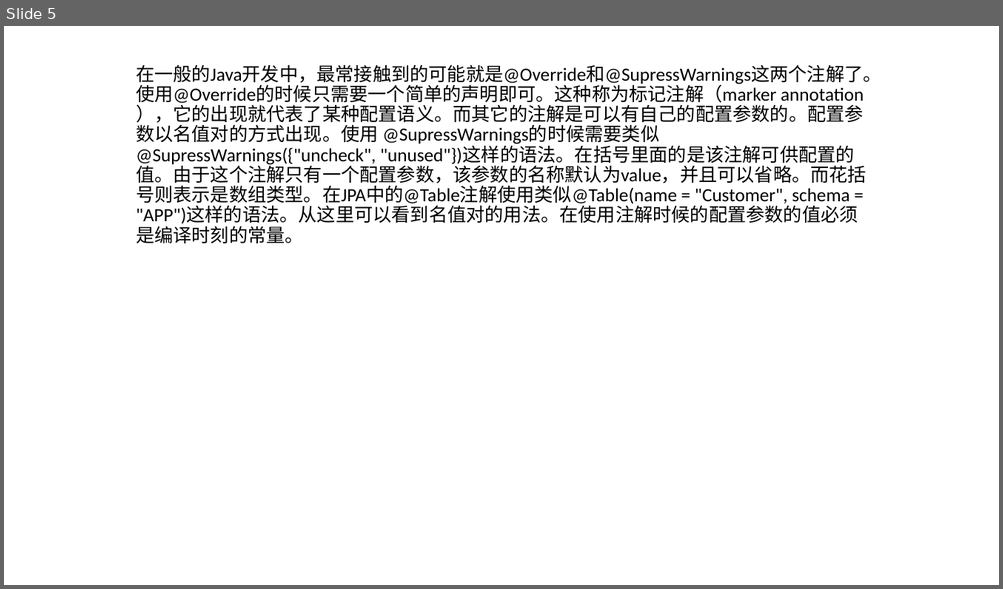
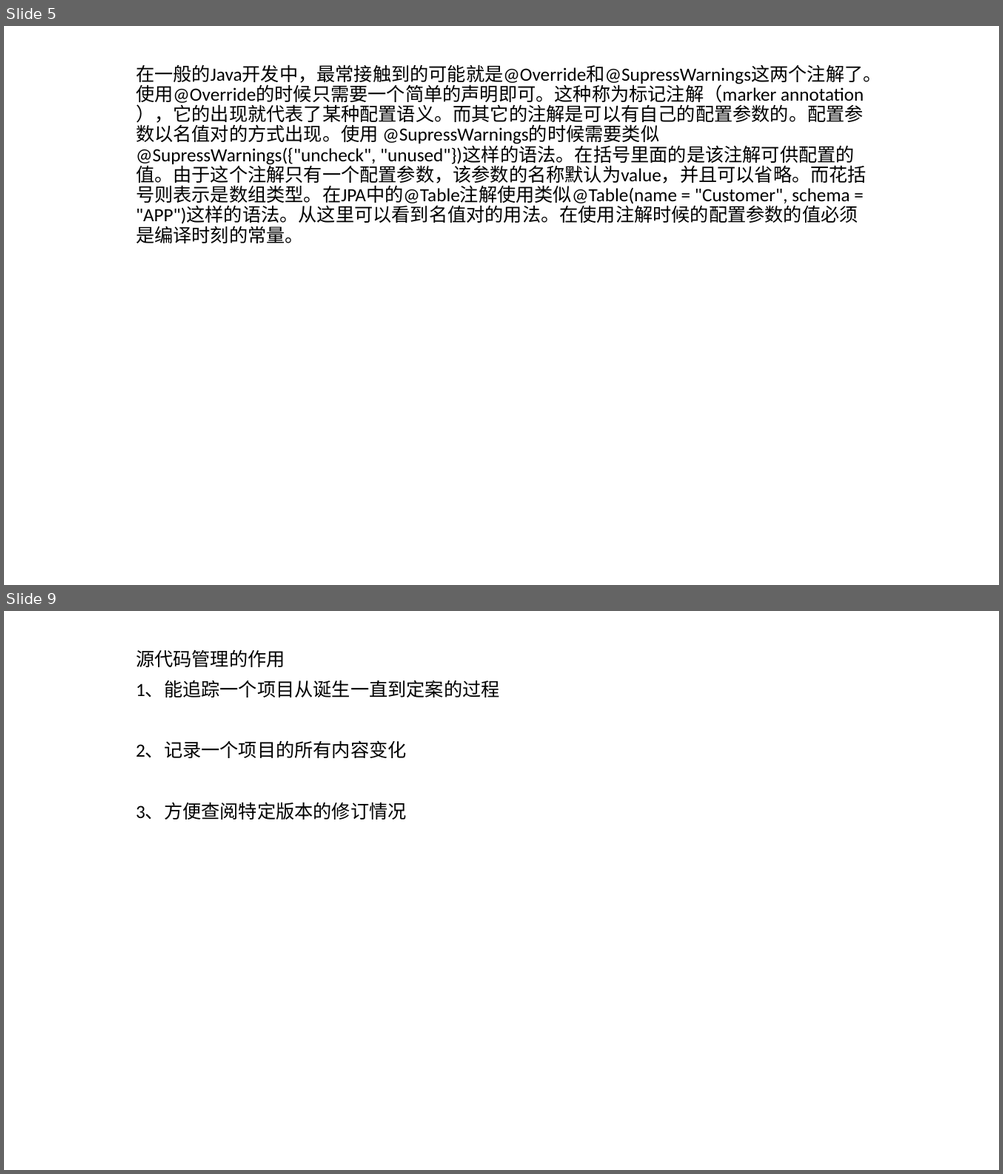
Before and after one commit to qianjinpeixun/RestSample, a slide deck: RestSample/java-docs/java2a/java-advance-section-8-注解.pptx. Shown one above the other, each under a label of ours: slide 5 before the commit, slides 5 and 9 after it; the slides between them are not shown. The pictures are 1003x589 and 1003x1174 pixels, drawn with LibreOffice and Linux fonts; fonts in the diff are those of the drawing. Boxes give left, top, right and bottom in pixels: in the first picture for what was removed or moved away, otherwise in the second. Text is boxed around its words. In the diff, an @@ line names an element or a change of style, - is before the commit and + after.

```diff
--- a/RestSample/java-docs/java2a/java-advance-section-8-注解.pptx
+++ b/RestSample/java-docs/java2a/java-advance-section-8-注解.pptx
@@ slide 9 added at (4,611,999,1170), background #FFFFFF @@
@@ subtitle added at (136,649,500,820), 18 pt, text #000000 @@
+源代码管理的作用
+1、能追踪一个项目从诞生一直到定案的过程
+2、记录一个项目的所有内容变化
+3、方便查阅特定版本的修订情况
```
Also in this commit, not shown: 1 slide changed, 21 other slides added, 6 slides removed, 24 other files.
